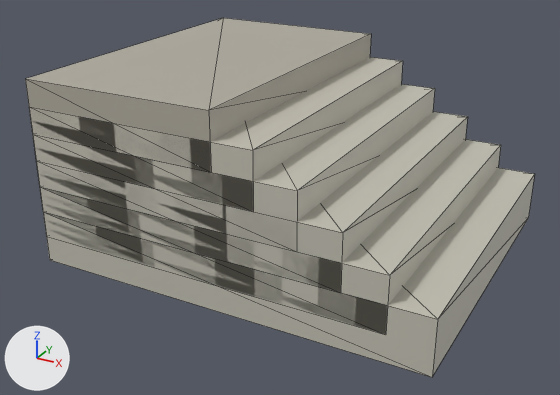
The glTF model three/static/models/16.glb: old version first, new version second.
Camera for both pictures: a 50 mm lens placed at (2.08, -4.02, 1.69), pointed at (-0.03, -0.2, -0.22). Arrows for +X, +Y and +Z are at lower left; the lights stay in place. Mesh edges are drawn as thin lines. Vertices at the same position are counted once.
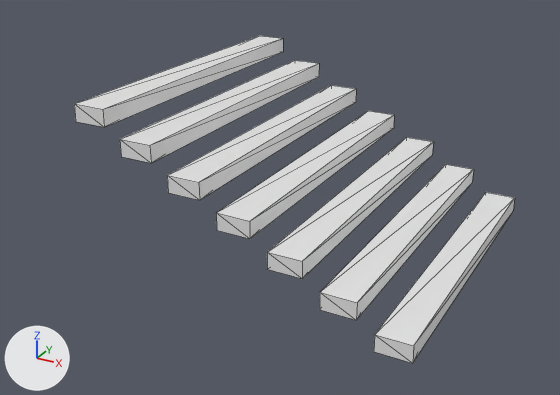
Diff of the bpy script that builds the scene:
```diff
--- a/three/static/models/16.glb.py
+++ b/three/static/models/16.glb.py
@@ mat_material_001 @@
 mat_material_001 = principled_material('Material.001')
-mat_material_001.base_color = (0.44, 0.413, 0.347)  # grey #b1ac9f
+mat_material_001.base_color = (0.8, 0.8, 0.8)  # white #e7e7e7
@@ mat_material @@
 mat_material = principled_material('Material')
-mat_material.base_color = (0.552, 0.533, 0.456)  # light grey #c4c1b4
+mat_material.base_color = (0.8, 0.8, 0.8)  # white #e7e7e7
@@ mat_material_002 @@
 mat_material_002 = principled_material('Material.002')
-mat_material_002.base_color = (0.552, 0.533, 0.456)  # light grey #c4c1b4
+mat_material_002.base_color = (0.8, 0.8, 0.8)  # white #e7e7e7
@@ mat_material_003 @@
 mat_material_003 = principled_material('Material.003')
-mat_material_003.base_color = (0.552, 0.533, 0.456)  # light grey #c4c1b4
+mat_material_003.base_color = (0.8, 0.8, 0.8)  # white #e7e7e7
@@ mat_material_004 @@
 mat_material_004 = principled_material('Material.004')
-mat_material_004.base_color = (0.558, 0.539, 0.462)  # light grey #c5c2b5
+mat_material_004.base_color = (0.8, 0.8, 0.8)  # white #e7e7e7
@@ mat_material_005 @@
 mat_material_005 = principled_material('Material.005')
-mat_material_005.base_color = (0.558, 0.533, 0.456)  # light grey #c5c1b4
+mat_material_005.base_color = (0.8, 0.8, 0.8)  # white #e7e7e7
@@ me_cube_001 @@
 # used by ob_cube_001; location = (-0.541, -0.056, 0.422); rotation_euler = (0.0, 0.0, 1.571), in degrees (0, 0, 90); scale = (1.0, 0.6, 0.16)
 # verts and faces of me_cube_001; kept vertices keep their numbers, new ones are numbered from 42
-me_cube_001.from_pydata(...)  # 42 vertices, 72 faces; spans x -1.0..1.0, y -3.0..1.0, z -6.0..1.0
+me_cube_001.from_pydata(...)  # 56 vertices, 84 faces; spans x -19.0..1.0, y -1.0..1.0, z -19.0..1.0
+# me_cube_001 part 1: a new loose piece, a box spanning x -13.0..-11.0, y -1.0..1.0, z -13.0..-11.0, in mat_material (white #e7e7e7)
+# me_cube_001 part 2: a new loose piece, a box spanning x -19.0..-17.0, y -1.0..1.0, z -19.0..-17.0, in mat_material_001 (white #e7e7e7)
+# me_cube_001 part 3: a new loose piece, a box spanning x -16.0..-14.0, y -1.0..1.0, z -16.0..-14.0, in mat_material_002 (white #e7e7e7)
+# me_cube_001 part 4: a new loose piece, a box spanning x -10.0..-8.0, y -1.0..1.0, z -10.0..-8.0, in mat_material_004 (white #e7e7e7)
+# me_cube_001 part 5: a new loose piece, a box spanning x -7.0..-5.0, y -1.0..1.0, z -7.0..-5.0, in mat_material_005 (white #e7e7e7)
+# me_cube_001 part 6: a new loose piece, a box spanning x -4.0..-2.0, y -1.0..1.0, z -4.0..-2.0, in mat_material_006 (white #e7e7e7)
+# me_cube_001 part 7: the loose piece of 20 vertices spanning x -1.0..1.0, y -3.0..1.0, z -6.0..0.0 is deleted
+# me_cube_001 part 8: the loose piece of 8 vertices spanning x -1.0..1.0, y -2.6..1.0, z -5.0..-3.0 is deleted
+# me_cube_001 part 9
+delete_vertices([*range(30, 36)])  # with the faces that use them
+# me_cube_001 part 10: 12 faces spanning x -1.0..1.0, y -1.0..1.0, z -1.0..1.0 switch from mat_material_001 (grey #b1ac9f) to mat_material_003 (white #e7e7e7)
 me_cube_001.materials.append(mat_material)
@@ me_cube_001 @@
 me_cube_001.materials.append(mat_material_005)
+me_cube_001.materials.append(mat_material_006)  # white #e7e7e7
@@ ob_cube_001 @@
 ob_cube_001 = bpy.data.objects.new('Cube.001', me_cube_001)
-ob_cube_001.location = (-0.541, -0.056, 0.422)
-ob_cube_001.rotation_euler = (0.0, 0.0, 1.571)  # degrees (0, 0, 90)
-ob_cube_001.scale = (1.0, 0.6, 0.16)
+ob_cube_001.location = (-0.757, 0.0, 0.415)
+ob_cube_001.rotation_euler = (0.0, 0.0, -3.142)  # degrees (0, 0, -180)
+ob_cube_001.scale = (0.1, 1.0, 0.05)
```

What differs and where, as boxes (x1, y1, x2, y2) in the pictures (560 x 395 px):
'Cube.001', recoloured, reshaped, moved, turned, rescaled
    before: (25, 18, 535, 377)
    after: (74, 36, 515, 363)
part 1 of me_cube_001, added
    after: (267, 137, 433, 279)
part 2 of me_cube_001, added
    after: (374, 192, 515, 363)
part 3 of me_cube_001, added
    after: (320, 164, 474, 320)
part 4 of me_cube_001, added
    after: (216, 111, 394, 239)
part 5 of me_cube_001, added
    after: (167, 85, 356, 200)
part 6 of me_cube_001, added
    after: (120, 60, 319, 163)
part 7 of me_cube_001, deleted
    before: (29, 57, 535, 377)
part 8 of me_cube_001, deleted
    before: (40, 139, 501, 334)
part 9 of me_cube_001, deleted
    before: (33, 84, 435, 251)
part 10 of me_cube_001, recoloured
    before: (25, 18, 371, 172)
    after: (74, 36, 283, 127)
